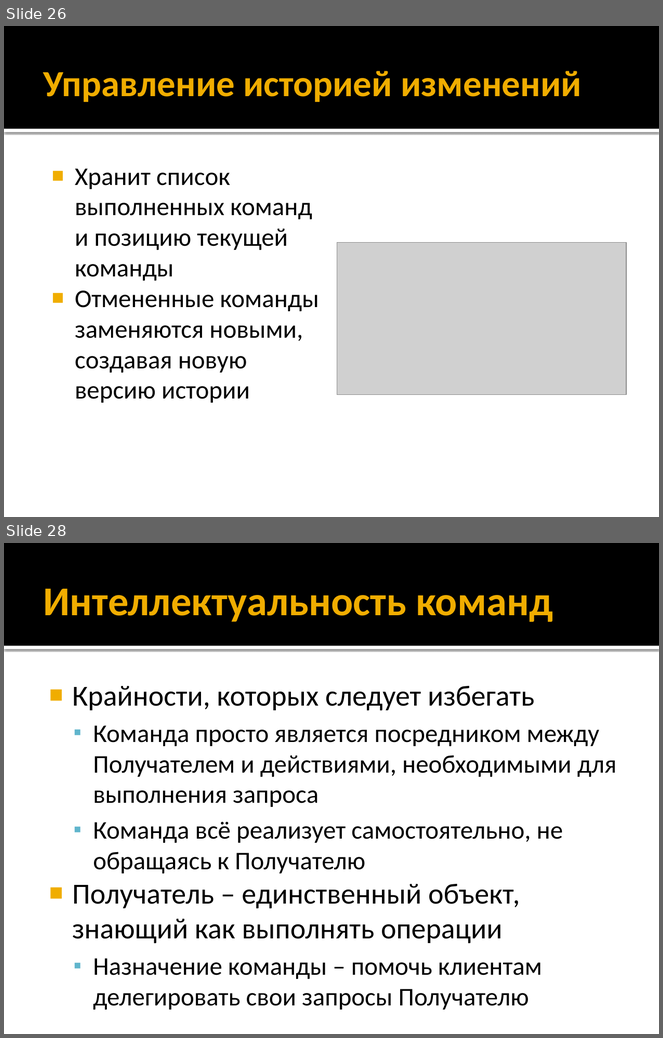
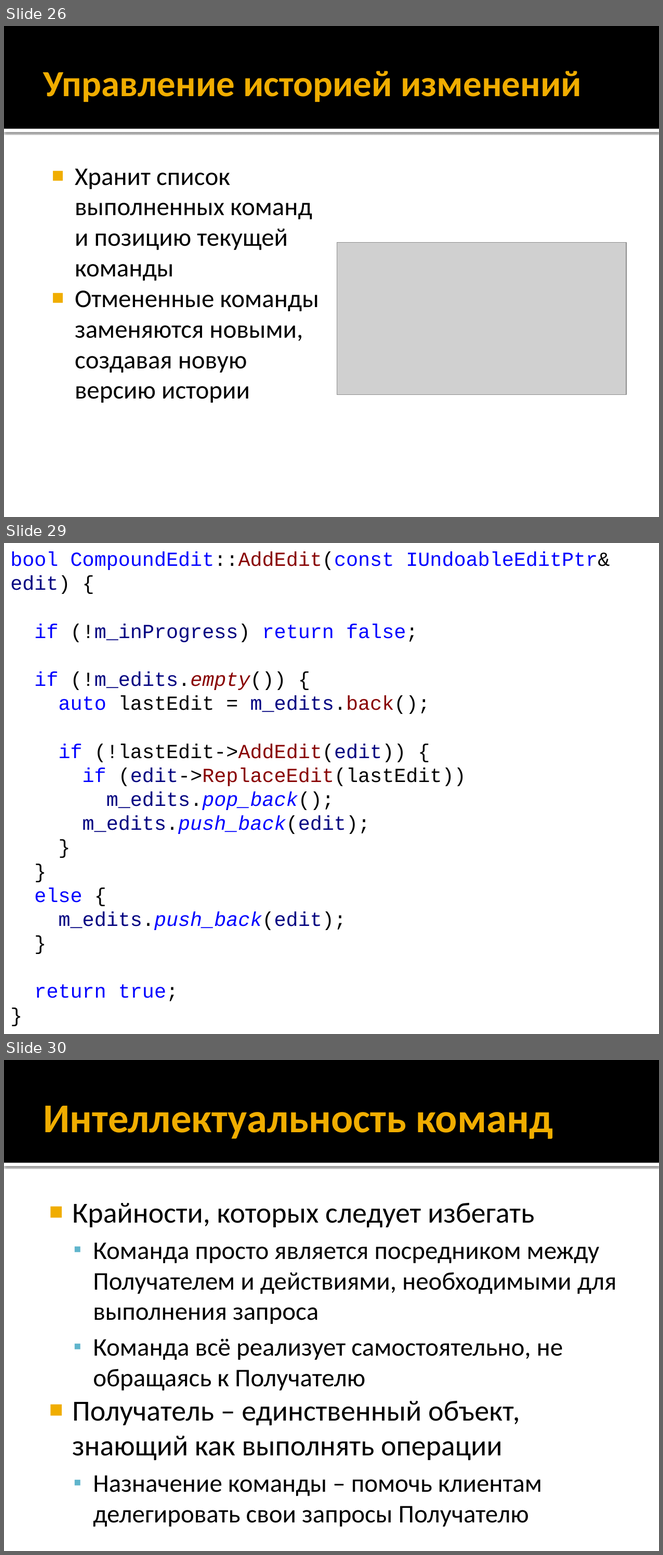
Before and after one commit to iv-sergius/ood, a slide deck: lectures/06.command/command.pptx. Shown one above the other, each under a label of ours: slides 26 and 28 before the commit, slides 26, 29 and 30 after it; the slides between them are not shown. The pictures are 663x1038 and 663x1555 pixels, drawn with LibreOffice and Linux fonts; fonts in the diff are those of the drawing; grey boxes stand for pictures. Boxes give left, top, right and bottom in pixels: in the first picture for what was removed or moved away, otherwise in the second. Text is boxed around its words. In the diff, an @@ line names an element or a change of style, - is before the commit and + after.

```diff
--- a/lectures/06.command/command.pptx
+++ b/lectures/06.command/command.pptx
@@ slide 29 added at (4,543,659,1034), background #FFFFFF @@
@@ text added at (10,552,610,1002), 22 pt, text #0000FF @@
+bool CompoundEdit::AddEdit(const IUndoableEditPtr& edit) {
+if (!m_inProgress) return false;
+if (!m_edits.empty()) {
+auto lastEdit = m_edits.back();
+if (!lastEdit->AddEdit(edit)) {
+if (edit->ReplaceEdit(lastEdit))
+m_edits.pop_back();
+m_edits.push_back(edit);
+}
+}
+else {
+m_edits.push_back(edit);
+}
+return true;
+}
@@ what was slide 28 is now slide 30 @@
```
Also in this commit, not shown: 1 other slide added, 1 other file.
